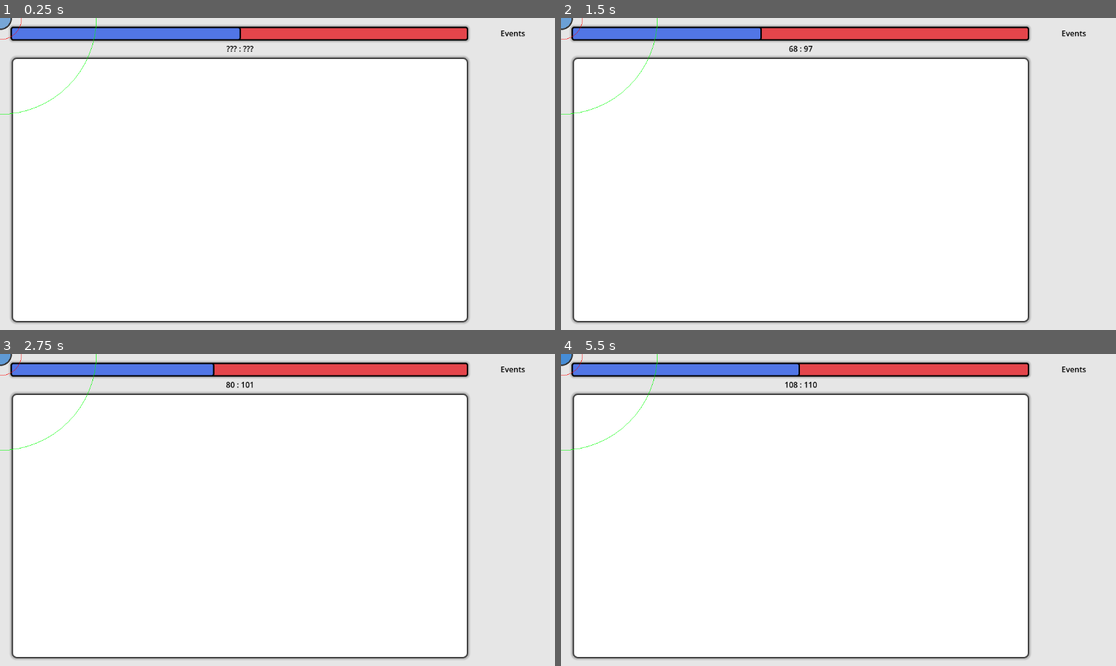
Above: before the commit, frames 1-4 (two rows, left to right).
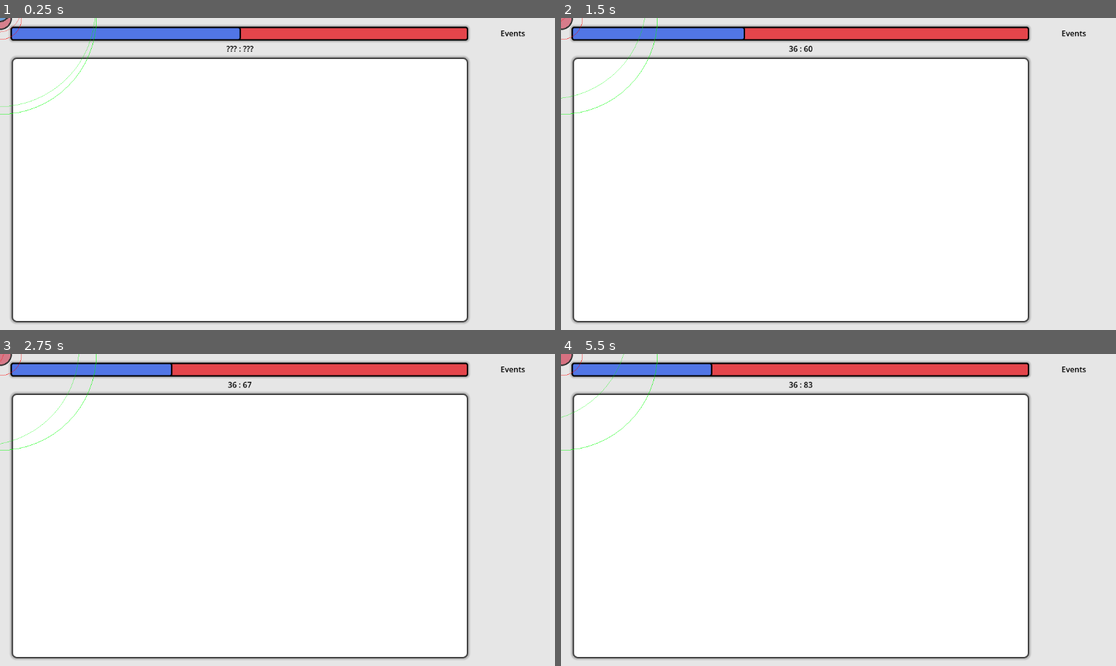
Above: after the commit, the same moments.

Repository: s7eamy/social-bubbles
Game: Godot game, scene res://test_eimantas.tscn
Same seed, same stepped clock (60 frames per second), same inputs: the game is played once before the commit and once after it. This scene is started directly instead of the project's main scene.
Inputs:
- Up to frame 1 (0.25 s): no input
- Up to frame 2 (1.5 s): no input
- Up to frame 3 (2.75 s): no input
- Up to frame 4 (5.5 s): no input

The runs differ from the first frame. In frame 1, 0.1% of the frame differs, in the area x 0-18%, y 0-31%; in frame 2, 0.3%; in frame 3, 0.5%; in frame 4, 0.8%, in the area x 0-47%, y 0-31%.

Commit message:
Did nice little thingy with social bubbles affecting othes

Diff:
--- a/scenes/characters/social_bubble/social_bubble.gd
+++ b/scenes/characters/social_bubble/social_bubble.gd
@@ -5,7 +5,11 @@
 const INFLUENCE_RADIUS: int = 45
 
 @export var units_comprising: Array = []
+#@export var units_comprising_count: int = 0
 var type: Globals.UnitTypes
+
+var affected: bool = false
+var affected_by_social_bubbles: Array = []
 
 func _ready() -> void:
 	var update_units_comprising_timer = $UpdateUnitsComprisingTimer
@@ -41,16 +45,39 @@
 	else:
 		return Vector2.ZERO
 
+func _process(delta: float) -> void:
+	affect_units_comprising_media_literacy()
+
+func affect_units_comprising_media_literacy():
+	if affected == false: return
+
+	var increment_size: float = 0.0
+	for social_bubble in affected_by_social_bubbles:
+		increment_size += multiplication_sign(social_bubble.type == Globals.UnitTypes.MEDIA_LITERATE) * social_bubble.units_comprising.size()
+	increment_size /= self.units_comprising.size()
+
+	for unit in self.units_comprising:
+		unit.influence_media_literacy_score(self, increment_size)
+
+func multiplication_sign(check: bool) -> int:
+	return 1 if check else -1
+
 func _on_influence_range_area_entered(area: Area2D) -> void:
 	var social_bubble = area.get_parent()
 	if social_bubble == self:
 		return
 	if social_bubble is SocialBubble:
-		affect_units_comprising_media_literacy(social_bubble.units_comprising.size())
+		affected_by_social_bubbles.append(social_bubble)
+		affected = true
 	else:
 		return
 
-func affect_units_comprising_media_literacy(size: int):
-	print('affect_units_comprising_media_literacy')
-	#unit_list = social_bubble.units_comprising
-	#for unit in
+func _on_influence_range_area_exited(area: Area2D) -> void:
+	var social_bubble = area.get_parent()
+	if social_bubble is SocialBubble:
+		if affected_by_social_bubbles.has(social_bubble):
+			affected_by_social_bubbles.erase(social_bubble)
+			if affected_by_social_bubbles.size() == 0:
+				affected = false
+	else:
+		return
--- a/scenes/characters/social_bubble/social_bubble.tscn
+++ b/scenes/characters/social_bubble/social_bubble.tscn
@@ -22,3 +22,4 @@
 shape = SubResource("CircleShape2D_eujrt")
 
 [connection signal="area_entered" from="InfluenceRange" to="." method="_on_influence_range_area_entered"]
+[connection signal="area_exited" from="InfluenceRange" to="." method="_on_influence_range_area_exited"]
--- a/scenes/game/game.gd
+++ b/scenes/game/game.gd
@@ -39,7 +39,7 @@
 func update_unit_belonging_to_social_bubbles(unit):
 	if unit.belongs_to_social_bubble:
 		unit_in_social_bubble_list.append(unit)
-	else:
+	elif  unit.type != Globals.UnitTypes.MEDIA_NEUTRAL:
 		unit_not_in_social_bubble_list.append(unit)
 
 func reset_units_counts():
@@ -86,6 +86,8 @@
 	return null
 
 func add_new_unit_to_social_bubble(unit, social_bubble):
+	if unit.type == Globals.UnitTypes.MEDIA_NEUTRAL: return
+
 	unit.social_bubble = social_bubble
 	unit.belongs_to_social_bubble = true
 	social_bubble.units_comprising.append(unit)
--- a/scenes/unit/unit.gd
+++ b/scenes/unit/unit.gd
@@ -19,17 +19,14 @@
 
 const MEDIA_LITERACY_NEUTRAL_MIN_LIMIT: int = -10
 const MEDIA_LITERACY_NEUTRAL_MAX_LIMIT: int = 10
-const DEFAULT_MEDIA_LITERACY_INCREMENT: int = 1
+const DEFAULT_MEDIA_LITERACY_INCREMENT: float = 1
 
 const MEDIA_LITERACY_STARTING_VALUE_MIN_LIMIT: int = -50
 const MEDIA_LITERACY_STARTING_VALUE_MAX_LIMIT: int = 50
 
-const MAX_MEDIA_LITERACY: int = 100
-const MIN_MEDIA_LITERACY: int = -100
-
 var time_since_last_update: float = 0.0
 var current_direction: Vector2 = Vector2.ZERO
-var media_literacy_score: int = 0
+var media_literacy_score: float = 0.0
 var connected: bool = false
 var connected_fellows: Array = []
 var fellow: CharacterBody2D = null
@@ -43,7 +40,7 @@
 func _ready() -> void:
 	randomize()
 	update_interval = randf_range(0.1, 0.9)
-	media_literacy_score = randi_range(MEDIA_LITERACY_STARTING_VALUE_MIN_LIMIT, MEDIA_LITERACY_STARTING_VALUE_MAX_LIMIT);
+	media_literacy_score = randf_range(MEDIA_LITERACY_STARTING_VALUE_MIN_LIMIT, MEDIA_LITERACY_STARTING_VALUE_MAX_LIMIT);
 	update_color()
 
 func _draw() -> void:
@@ -66,11 +63,11 @@
 
 	$MeshInstance2D.modulate = color
 
-func calculate_literacy_weight(positive: bool, literacy_score: float):
+func calculate_literacy_weight(positive: bool, media_literacy_score: float):
 	if positive:
-		return float((literacy_score + MEDIA_LITERACY_NEUTRAL_MIN_LIMIT)) / float((100 - MEDIA_LITERACY_NEUTRAL_MAX_LIMIT))
+		return float((media_literacy_score + MEDIA_LITERACY_NEUTRAL_MIN_LIMIT)) / float((100 - MEDIA_LITERACY_NEUTRAL_MAX_LIMIT))
 	else:
-		return float((literacy_score + 100)) / float((100 - MEDIA_LITERACY_NEUTRAL_MAX_LIMIT))
+		return float((media_literacy_score + 100)) / float((100 - MEDIA_LITERACY_NEUTRAL_MAX_LIMIT))
 
 func move_unit(delta):
 	time_since_last_update += delta
@@ -87,13 +84,8 @@
 	velocity = current_direction * speed
 	move_and_slide()
 
-func influence_media_literacy_score(target: Object, increment_value: int) -> void:
-	if target is CharacterBody2D:
-		target = target as Unit
-		if target.media_literacy_score >= MAX_MEDIA_LITERACY or target.media_literacy_score <= MIN_MEDIA_LITERACY:
-			return
-	#media_literacy_score += multiplication_sign(self.type == Globals.UnitTypes.MEDIA_LITERATE) * multiplication_sign(target.type == Globals.UnitTypes.MEDIA_LITERATE) * increment_value
-	media_literacy_score += multiplication_sign(target.type == Globals.UnitTypes.MEDIA_LITERATE) * increment_value * connected_fellows.size()
+func influence_media_literacy_score(target: Object, increment_value: float) -> void:
+	media_literacy_score += multiplication_sign(target.type == Globals.UnitTypes.MEDIA_LITERATE) * increment_value
 
 func multiplication_sign(check: bool) -> int:
 	return 1 if check else -1
